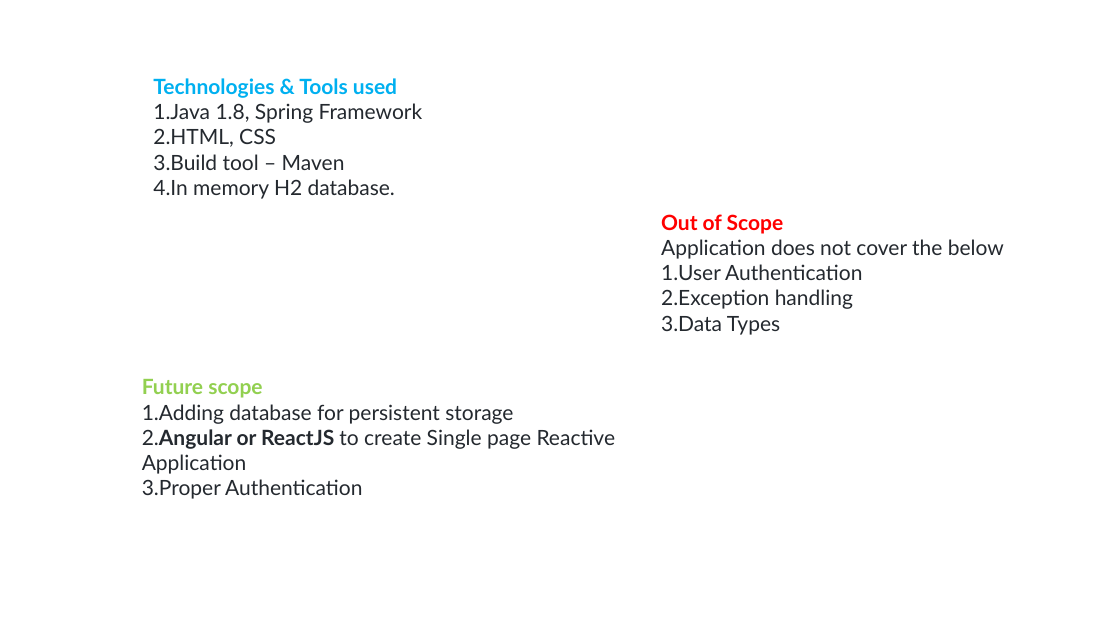
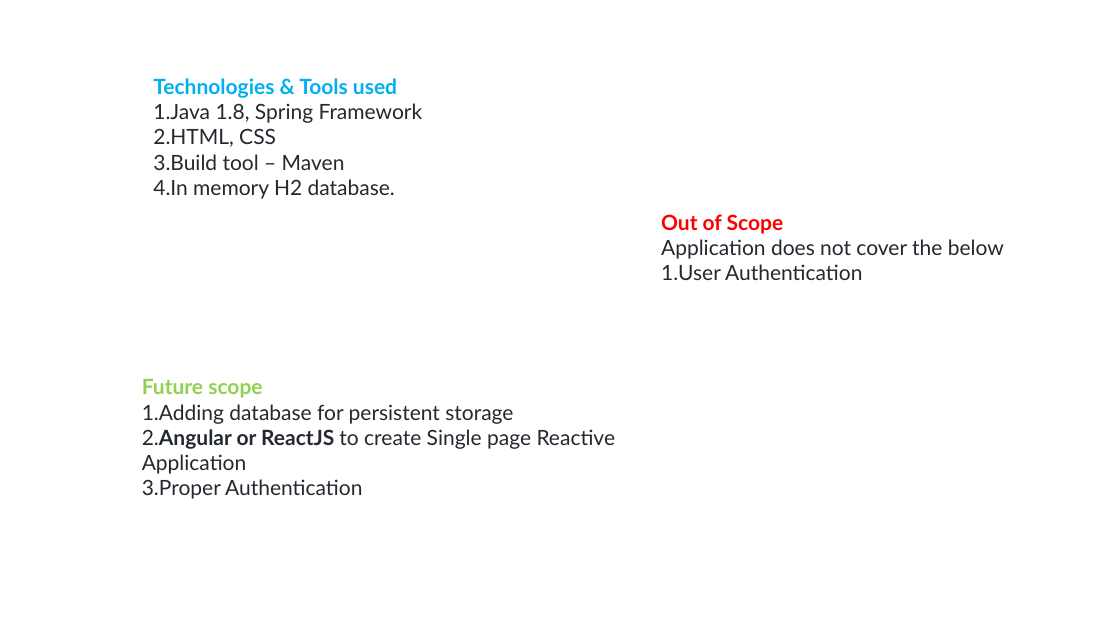
Before and after one commit to SachinPrasad7/Address_Book, a slide deck: slide 10 of Address_Book_PPT.pptx (slide 8 before the commit). Drawn at 1120x630 pixels with LibreOffice and Linux fonts; fonts in the diff are those of the drawing. Boxes give left, top, right and bottom in pixels: in the first picture for what was removed or moved away, otherwise in the second. Text is boxed around its words. In the diff, an @@ line names an element or a change of style, - is before the commit and + after.

```diff
--- a/Address_Book_PPT.pptx
+++ b/Address_Book_PPT.pptx
@@ text at (x1=661, y1=289, x2=853, y2=335): paragraphs removed @@
-2. Exception handling
-3. Data Types
```
Also in this commit, not shown: 2 slides added, 28 other files.
